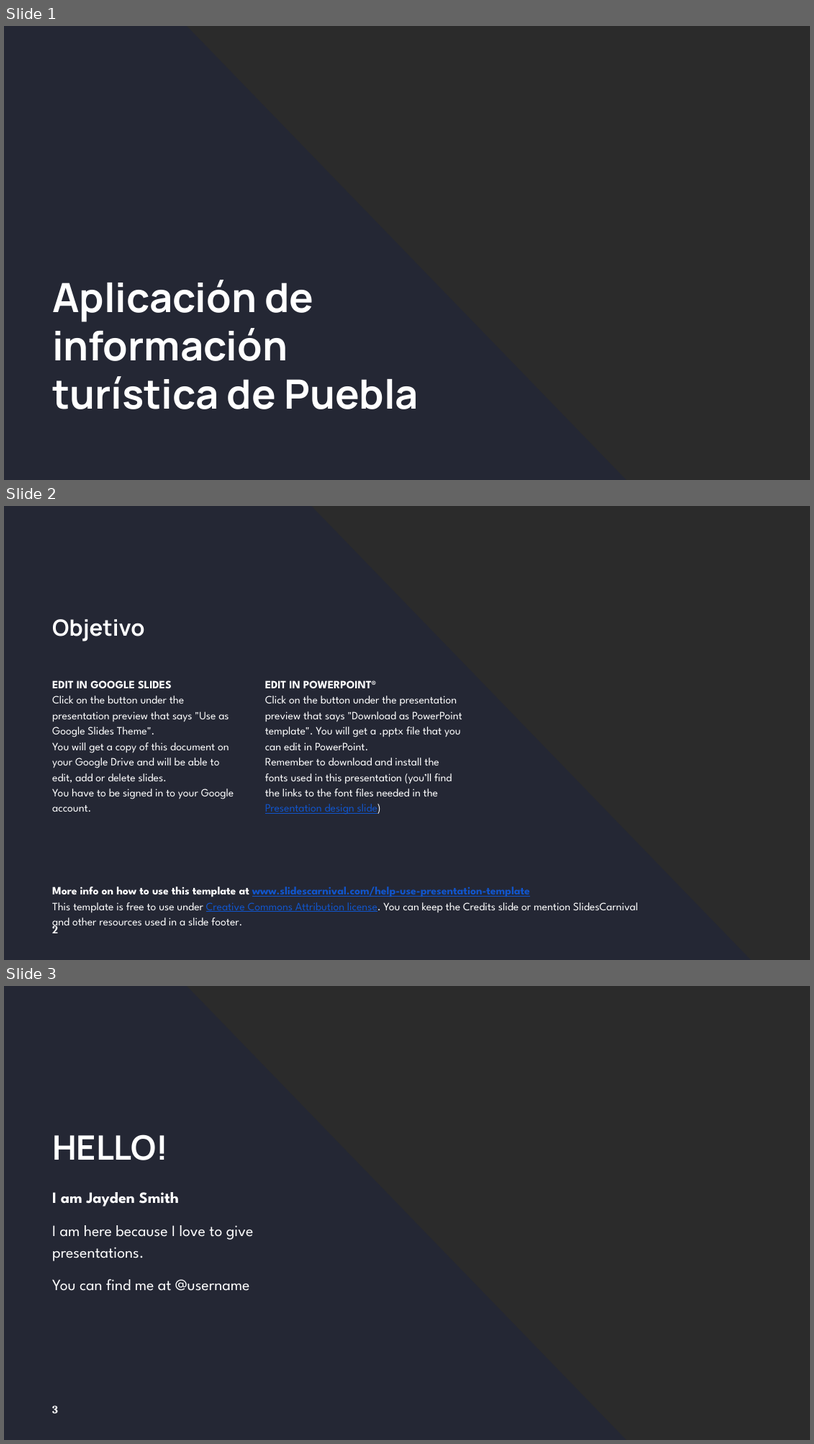
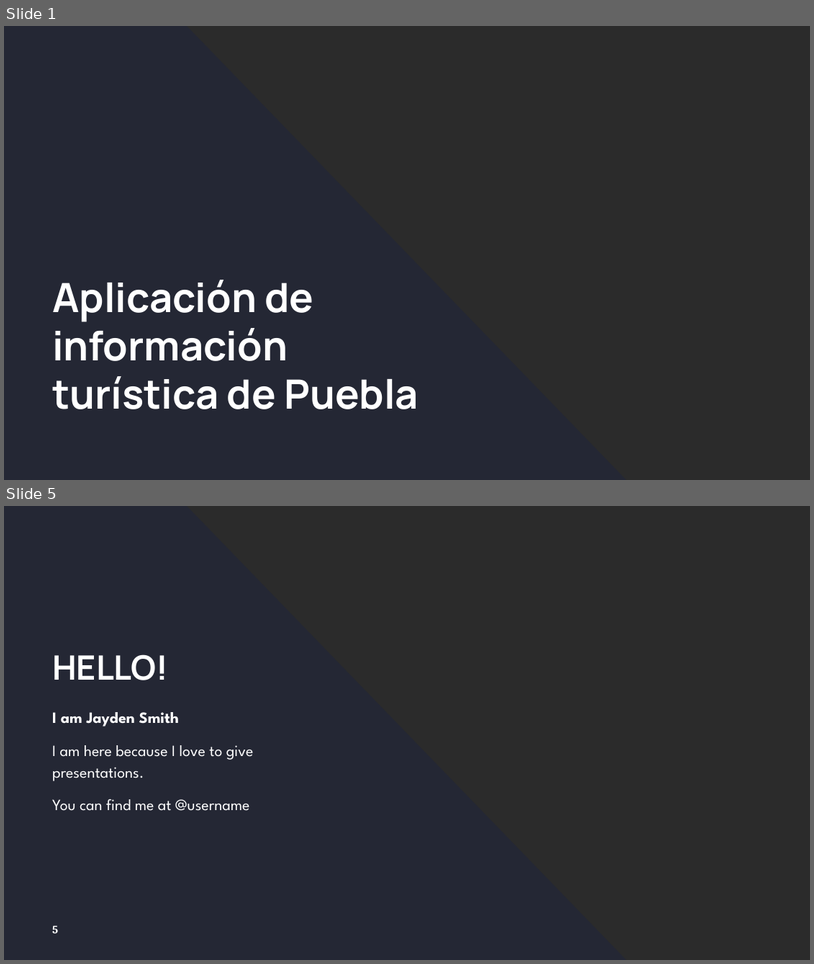
Before and after one commit to EsteBrav/Proyecto-4to-Semestre, a slide deck: Presentacion de Propuestas.pptx. Shown one above the other, each under a label of ours: slides 1, 2 and 3 before the commit, slides 1 and 5 after it; the slides between them are not shown. The pictures are 814x1444 and 814x964 pixels, drawn with LibreOffice and Linux fonts; fonts in the diff are those of the drawing; background and template pictures are left out; a plain dark background stands for a picture behind light text. Boxes give left, top, right and bottom in pixels: in the first picture for what was removed or moved away, otherwise in the second. Text is boxed around its words. In the diff, an @@ line names an element or a change of style, - is before the commit and + after.

```diff
--- a/Presentacion de Propuestas.pptx
+++ b/Presentacion de Propuestas.pptx
@@ slide 2 removed at box(4, 506, 810, 960), background picture (left out) @@
@@ freeform shape removed at box(4, 506, 751, 960) @@
@@ title removed at box(52, 619, 144, 641) @@
-Objetivo
@@ text removed at box(52, 680, 234, 811) @@
-EDIT IN GOOGLE SLIDES
-Click on the button under the presentation preview that says "Use as Google Slides Theme".
-You will get a copy of this document on your Google Drive and will be able to edit, add or delete slides.
-You have to be signed in to your Google account.
@@ text removed at box(265, 680, 462, 814) @@
-EDIT IN POWERPOINT®
-Click on the button under the presentation preview that says "Download as PowerPoint template". You will get a .pptx file that you can edit in PowerPoint.
-Remember to download and install the fonts used in this presentation (you’ll find the links to the font files needed in the Presentation design slide)
@@ text removed at box(52, 886, 638, 929) @@
-More info on how to use this template at www.slidescarnival.com/help-use-presentation-template
-This template is free to use under Creative Commons Attribution license. You can keep the Credits slide or mention SlidesCarnival and other resources used in a slide footer.
@@ page number removed at box(52, 923, 58, 933) @@
-2
@@ what was slide 3 is now slide 5 @@
@@ page number at box(52, 925, 58, 933): text changed @@
-3
+5
```
Also in this commit, not shown: 3 slides changed, 3 slides added, 1 other slide removed, 34 other files.
